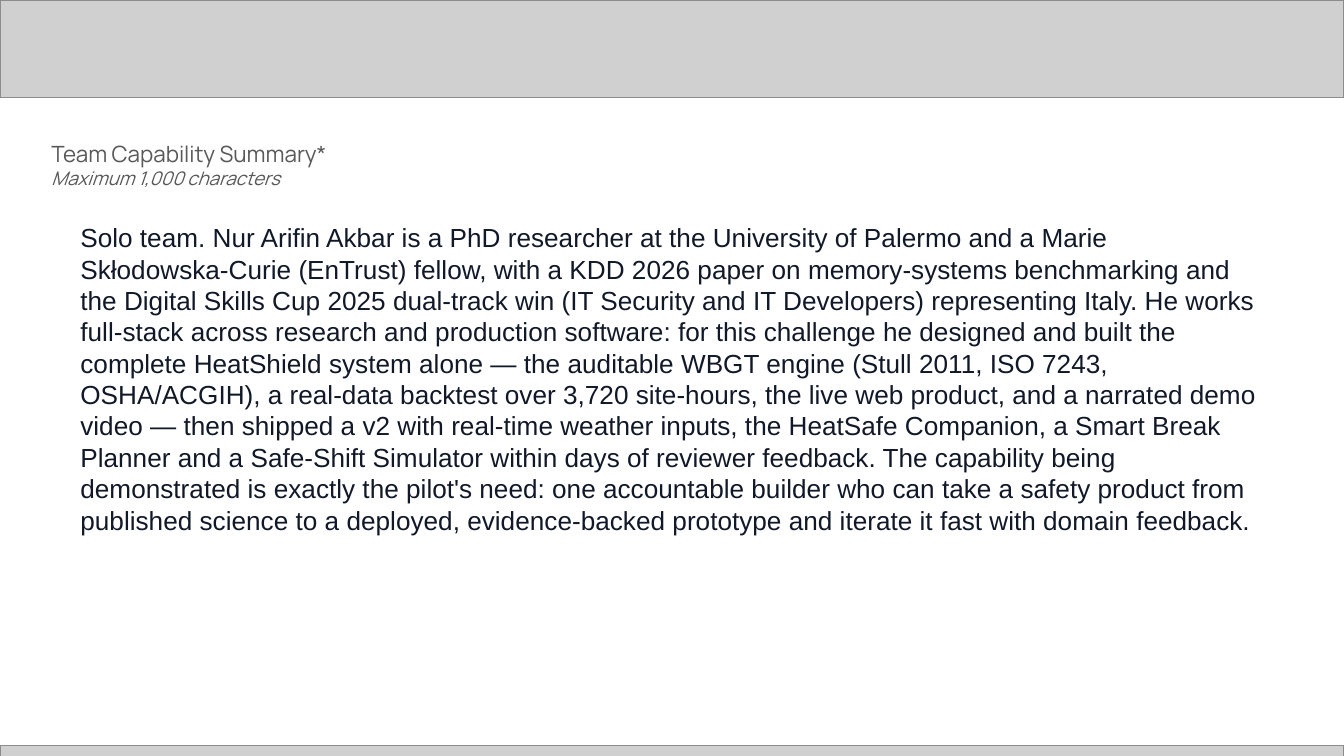
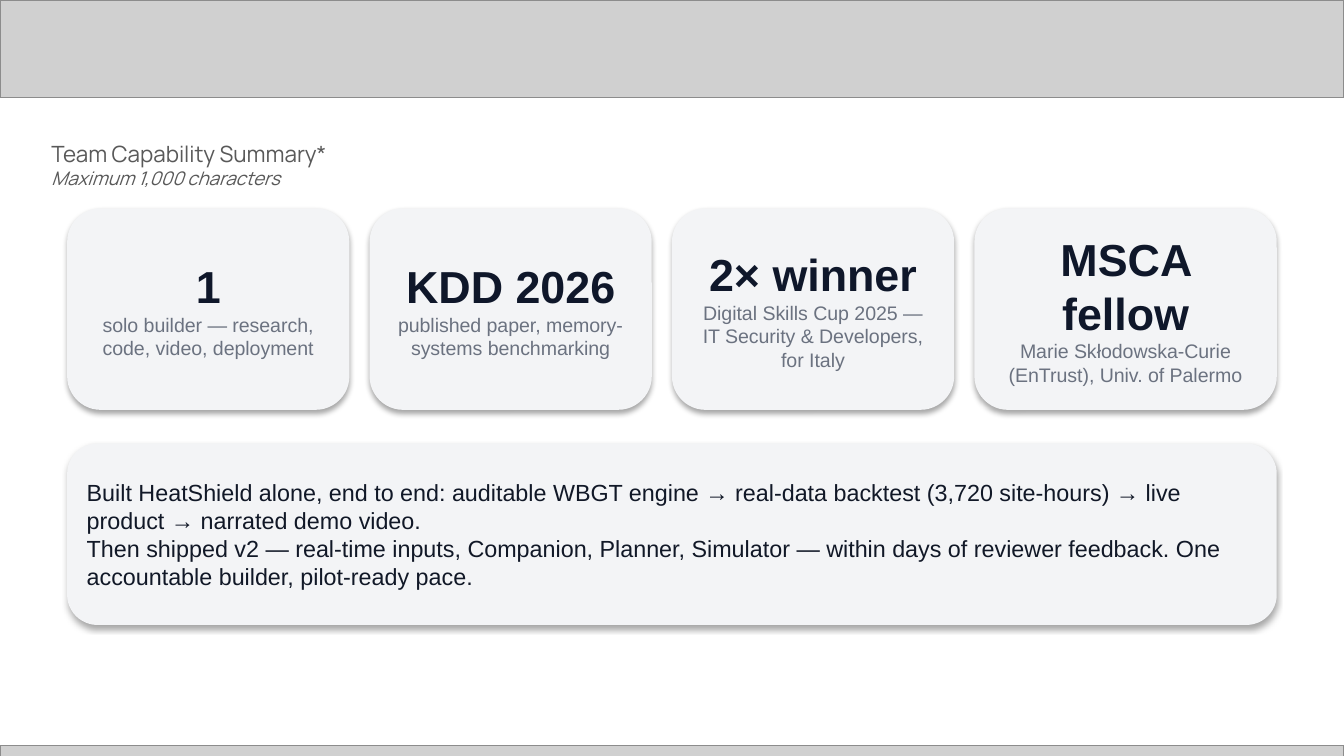
Before and after one commit to syaikhipin/heatshield, a slide deck: slide 3 of deck/heatshield-template-deck.pptx. Drawn at 1344x756 pixels with LibreOffice and Linux fonts; fonts in the diff are those of the drawing; grey boxes stand for pictures. Boxes give left, top, right and bottom in pixels: in the first picture for what was removed or moved away, otherwise in the second. Text is boxed around its words. In the diff, an @@ line names an element or a change of style, - is before the commit and + after.

```diff
--- a/deck/heatshield-template-deck.pptx
+++ b/deck/heatshield-template-deck.pptx
@@ rounded rectangle added at bbox=[67, 208, 349, 410], fill #F3F4F6, 10.5 pt, text #6B7280 @@
+1
+solo builder — research, code, video, deployment
@@ rounded rectangle added at bbox=[370, 208, 652, 410], fill #F3F4F6, 10.5 pt, text #6B7280 @@
+KDD 2026
+published paper, memory-systems benchmarking
@@ rounded rectangle added at bbox=[672, 208, 954, 410], fill #F3F4F6, 10.5 pt, text #6B7280 @@
+2× winner
+Digital Skills Cup 2025 — IT Security & Developers, for Italy
@@ rounded rectangle added at bbox=[974, 208, 1277, 410], fill #F3F4F6, 10.5 pt, text #6B7280 @@
+MSCA fellow
+Marie Skłodowska-Curie (EnTrust), Univ. of Palermo
@@ text removed at bbox=[80, 228, 1255, 535] @@
-Solo team. Nur Arifin Akbar is a PhD researcher at the University of Palermo and a Marie Skłodowska-Curie (EnTrust) fellow, with a KDD 2026 paper on memory-systems benchmarking and the Digital Skills Cup 2025 dual-track win (IT Security and IT Developers) representing Italy. He works full-stack across research and production software: for this challenge he designed and built the complete HeatShield system alone — the auditable WBGT engine (Stull 2011, ISO 7243, OSHA/ACGIH), a real-data backtest over 3,720 site-hours, the live web product, and a narrated demo video — then shipped a v2 with real-time weather inputs, the HeatSafe Companion, a Smart Break Planner and a Safe-Shift Simulator within days of reviewer feedback. The capability being demonstrated is exactly the pilot's need: one accountable builder who can take a safety product from published science to a deployed, evidence-backed prototype and iterate it fast with domain feedback.
@@ rounded rectangle added at bbox=[67, 444, 1277, 625], fill #F3F4F6, 12.5 pt, text #111827 @@
+Built HeatShield alone, end to end: auditable WBGT engine → real-data backtest (3,720 site-hours) → live product → narrated demo video.
+Then shipped v2 — real-time inputs, Companion, Planner, Simulator — within days of reviewer feedback. One accountable builder, pilot-ready pace.
```
Also in this commit, not shown: 13 other slides changed, 2 other files.
